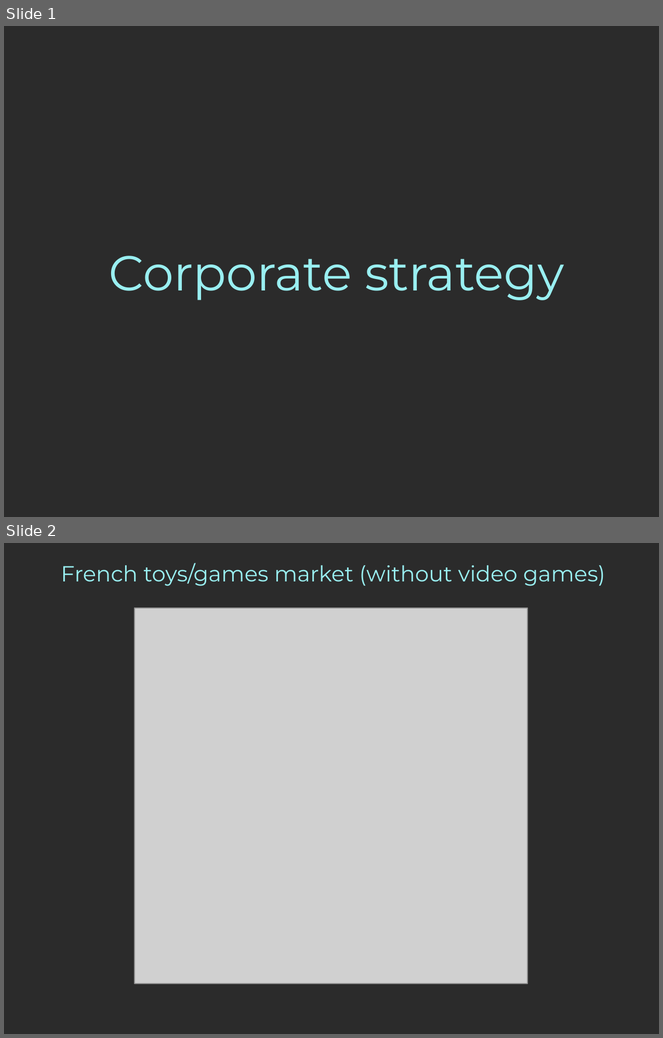
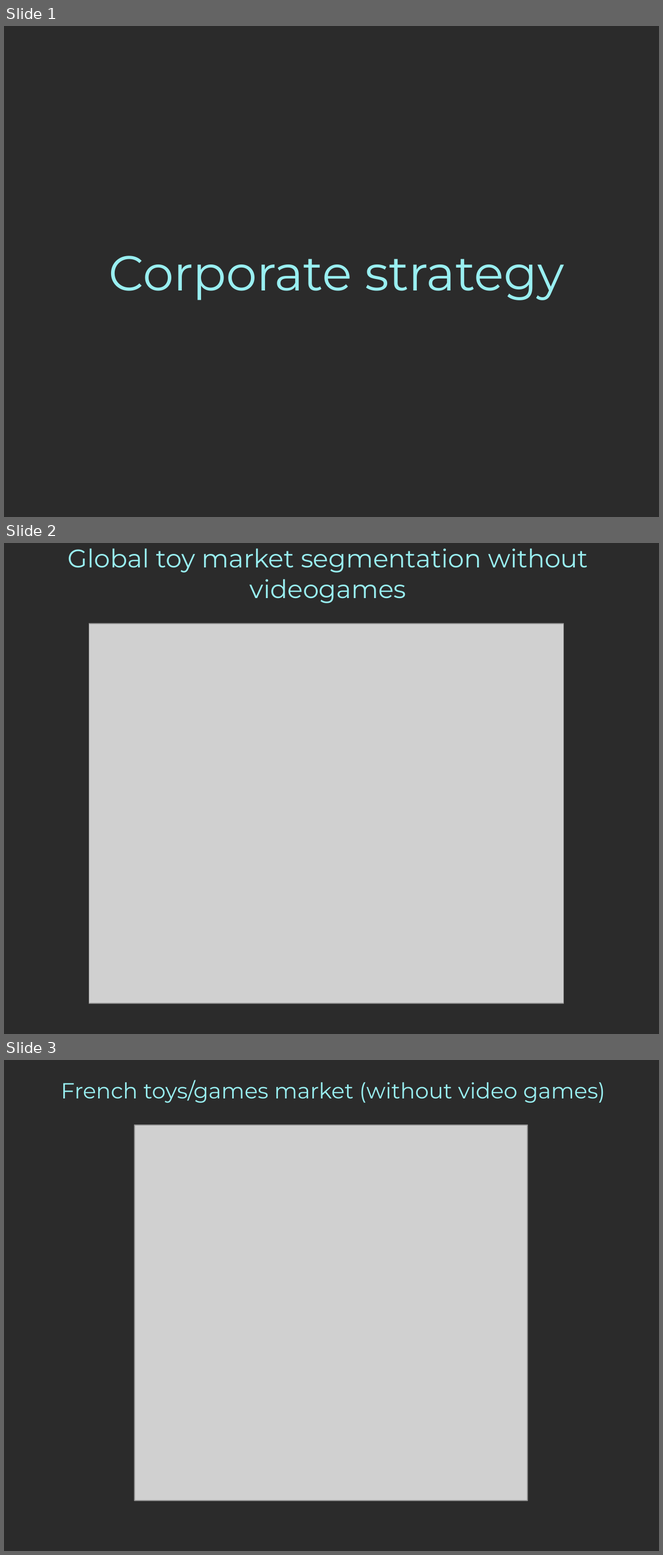
Before and after one commit to pngames/pavillon-noir, a slide deck: .others/tertiaire/tertiaire - management-marketing.ppt. Shown one above the other, each under a label of ours: slides 1 and 2 before the commit, slides 1, 2 and 3 after it. The pictures are 663x1038 and 663x1555 pixels, drawn with LibreOffice and Linux fonts; fonts in the diff are those of the drawing; grey boxes stand for pictures; background and template pictures are left out; a plain dark background stands for a picture behind light text. Boxes give left, top, right and bottom in pixels: in the first picture for what was removed or moved away, otherwise in the second. Text is boxed around its words. In the diff, an @@ line names an element or a change of style, - is before the commit and + after.

```diff
--- a/.others/tertiaire/tertiaire - management-marketing.ppt
+++ b/.others/tertiaire/tertiaire - management-marketing.ppt
@@ slide 2 added at (x1=4, y1=543, x2=659, y2=1034), background picture (left out) @@
@@ title added at (x1=68, y1=548, x2=588, y2=603), 28 pt, text #99EFF1 @@
+Global toy market segmentation without videogames
@@ picture added at (x1=89, y1=624, x2=564, y2=1004) @@
@@ what was slide 2 is now slide 3 @@
```
Also in this commit, not shown: 2 other slides added, 1 slide removed, 1 other file.
